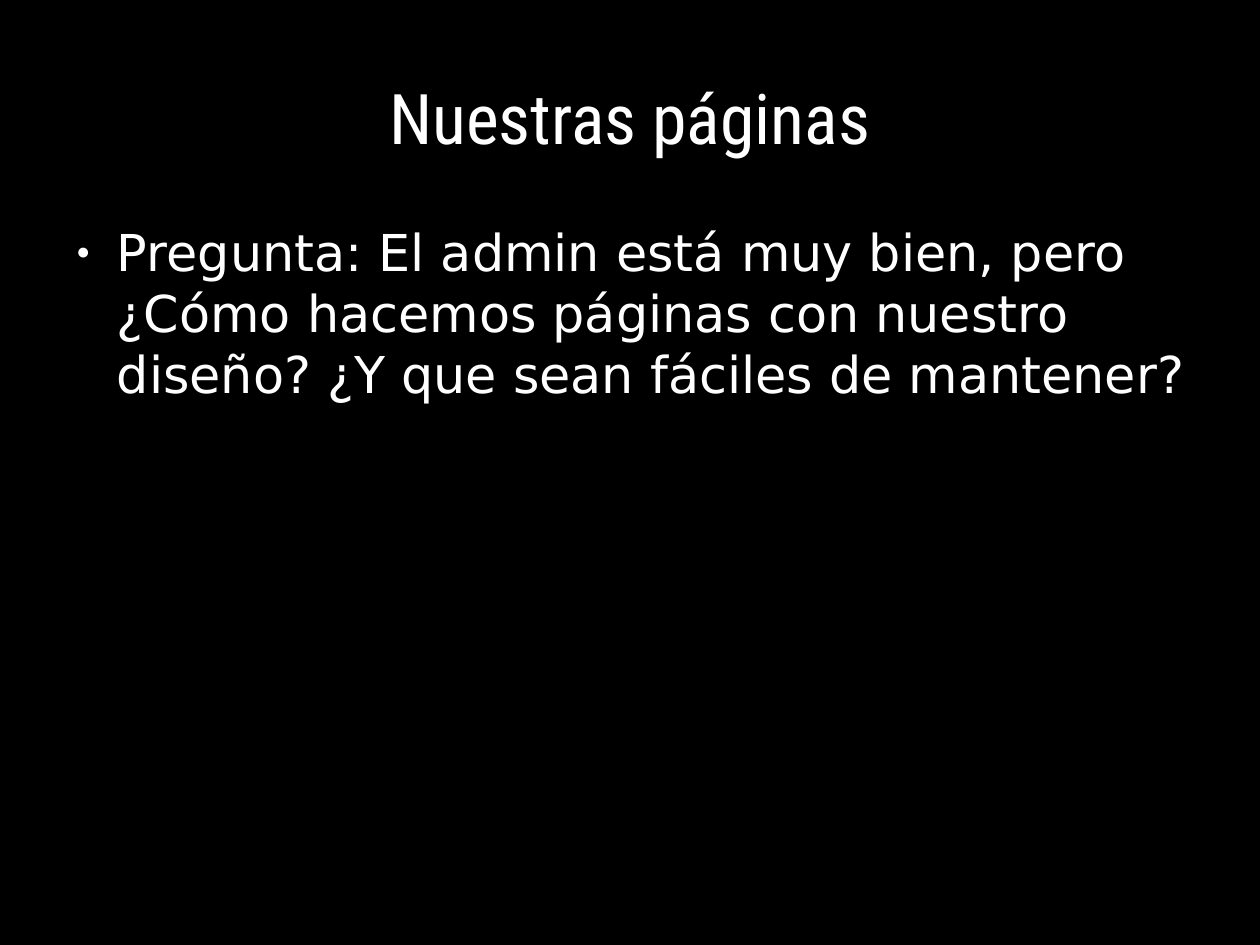
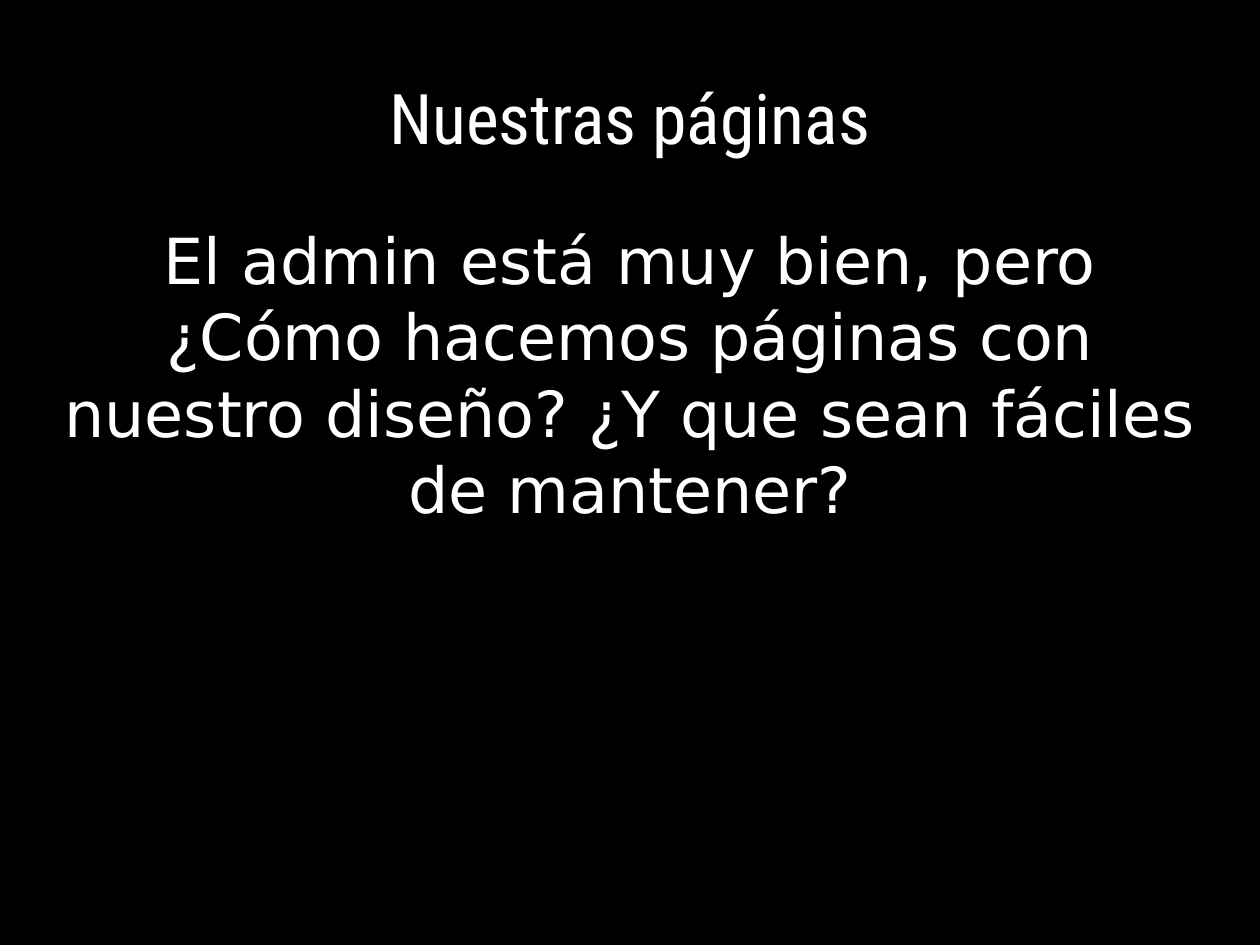
Before and after one commit to euribates/curso-django, a slide deck: slide 61 of presentacion/curso_django.odp. Drawn at 1260x945 pixels with LibreOffice and Linux fonts; fonts in the diff are those of the drawing; background and template pictures are left out. Boxes give left, top, right and bottom in pixels: in the first picture for what was removed or moved away, otherwise in the second. Text is boxed around its words. In the diff, an @@ line names an element or a change of style, - is before the commit and + after.

```diff
--- a/presentacion/curso_django.odp
+++ b/presentacion/curso_django.odp
@@ text at box(65, 233, 1194, 514): text changed; size 32 to 40 pt @@
-● Pregunta: El admin está muy bien, pero ¿Cómo hacemos páginas con nuestro diseño? ¿Y que sean fáciles de mantener?
+El admin está muy bien, pero ¿Cómo hacemos páginas con nuestro diseño? ¿Y que sean fáciles de mantener?
```
Also in this commit, not shown: 2 other slides changed, 1 other file.
